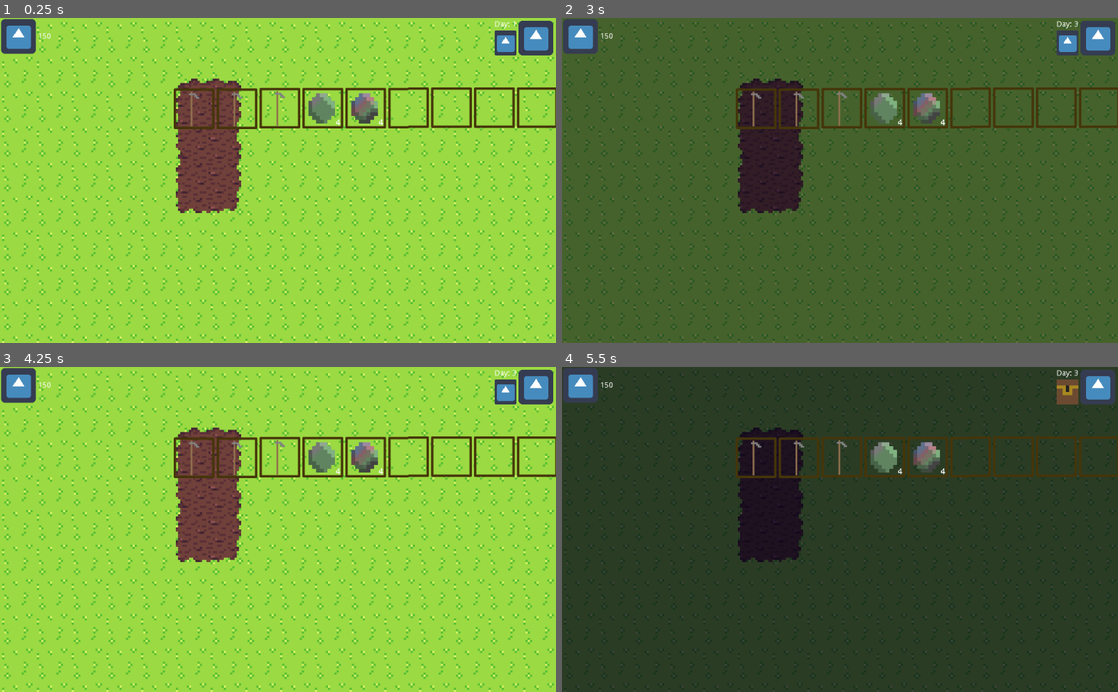
Above: before the commit, frames 1-4 (two rows, left to right).
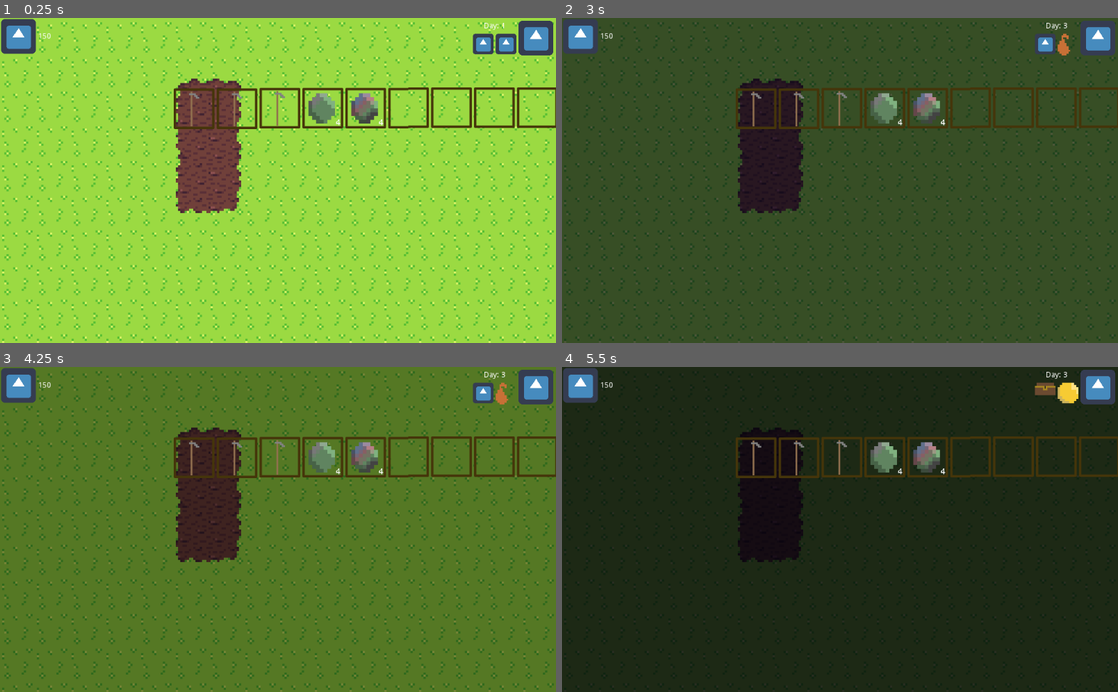
Above: after the commit, the same moments.

Repository: mrtheduts/GoGodotJam3
Game: Godot game, scene res://src/Main/Main.tscn
Same seed, same stepped clock (60 frames per second), same inputs: the game is played once before the commit and once after it. The engine's default icon, where the game draws it, is replaced by a stand-in: a white triangle on a blue panel in a dark square.
Inputs (mouse positions are in pixels of both pictures, inside the frame that each line leads up to):
- Up to frame 1 (0.25 s): no input
- Up to frame 2 (3 s): click (1095, 37) at 0.5 s; click (1095, 37) at 1.25 s; click (1095, 37) at 2 s; tap Enter at 2.75 s; move the mouse to (962, 164) at 2.77 s; press the mouse at (962, 164) at 2.78 s
- Up to frame 3 (4.25 s): release the mouse at (400, 513) at 3.5 s; drag from (166, 545) to (250, 594) at 3.52 s
- Up to frame 4 (5.5 s): tap Space at 4.25 s; move the mouse to (895, 458) at 4.27 s; hold Shift (shift) 4.28-5 s; click (895, 458) at 4.42 s; drag from (812, 594) to (673, 480) at 5.02 s

The runs differ from the first frame. In frame 1, 0.5% of the frame differs, in the area x 85-93%, y 0-12%; in frame 2, 0.6%; in frame 3, 96%, in the area x 0-100%, y 0-100%; in frame 4, 0.5%.

Commit message:
Integrate weather system with time cycle color modulation
Adds the weather system to the UI and the color modulation system
implemented for the day/night cycle. The weather color is mixed
with the time color for the modulation. A weather icon was added
to the World UI.

Finishes the World Manager task.

Diff:
--- a/src/Singletons/Constants.gd
+++ b/src/Singletons/Constants.gd
@@ -6,7 +6,9 @@
 const STARTING_MONEY: int = 10
 const STARTING_STORAGE_SPACE: int = 5
 
-# WORLD
+# WORLD COLORS
+
+# TIME
 const DAY_COLOR = Color.white
 const NIGHT_COLOR = Color.midnightblue
 const DAY_COLOR_FACTOR = 0.0
@@ -15,6 +17,15 @@
 const TIME_TRANSITION_DURATION = 0.8
 const TIME_TRANSITION_CURVE = Tween.TRANS_LINEAR
 const TIME_TRANSITION_EASE = Tween.EASE_IN_OUT
+
+# WEATHER
+const CLOUDY_COLOR = Color.black
+const RAINY_COLOR = Color.black
+const METEOR_COLOR = Color.red
+
+const CLOUDY_COLOR_FACTOR = 0.1
+const RAINY_COLOR_FACTOR = 0.1
+const METEOR_COLOR_FACTOR = 0.0
 
 # PLANT
 const MUTATION_ODDS = 100
--- a/src/Singletons/WorldManager/WorldManager.gd
+++ b/src/Singletons/WorldManager/WorldManager.gd
@@ -11,7 +11,7 @@
 # Weather variables
 # TODO: better way of initializing probs?
 export(Weather) var _weather: int
-export(PoolRealArray) var _weather_probs = [0.7, 0.2, 0.1, 0.00001]
+export(PoolRealArray) var _weather_probs = [0.7, 0.2, 0.1, 0.0001]
 var _weather_objects: Array
 var _total_weather_weight: float
 
@@ -43,7 +43,6 @@
 	_weather = clamp(_weather, 0, Weather.size())
 
 	emit_signal("time_changed")
-
 	if _time == TimeOfDay.DAY:
 		next_day()
 	print(self)
@@ -56,11 +55,19 @@
 		+ "\n" + Weather.keys()[_weather].capitalize()
 
 func current_color() -> Color:
-	var colorArray = [
+	var timeColorArray = [
 		Constants.DAY_COLOR.lightened(Constants.DAY_COLOR_FACTOR),
 		Constants.NIGHT_COLOR.lightened(Constants.NIGHT_COLOR_FACTOR)
 	]
-	return colorArray[_time]
+	var timeColor = timeColorArray[_time]
+	var weatherColorArray = [
+		timeColor,
+		Constants.CLOUDY_COLOR.lightened(Constants.CLOUDY_COLOR_FACTOR),
+		Constants.RAINY_COLOR.lightened(Constants.RAINY_COLOR_FACTOR),
+		Constants.METEOR_COLOR.lightened(Constants.METEOR_COLOR_FACTOR)
+	]
+	var colorArray = [timeColor, weatherColorArray[_weather]]
+	return Utils.mix_colors(colorArray)
 
 func save_stats() -> Dictionary:
 	var save_dict = {
--- a/src/UI/DayTime/DayTime.gd
+++ /dev/null
@@ -1,32 +0,0 @@
-extends MarginContainer
-
-var ICON_DAY_TEXTURE = preload("res://icon.png")
-var ICON_NIGHT_TEXTURE = preload("res://raw_assets/images/shop/chest.png")
-
-func _ready():
-	Utils.conn_nodes(WorldManager, "new_day", self, "_on_WorldManager_new_day")
-	Utils.conn_nodes(WorldManager, "time_changed", self, "_on_WorldManager_time_changed")
-	set_time()
-	set_day()
-
-func _on_WorldManager_new_day():
-	set_day()
-
-func _on_WorldManager_time_changed():
-	set_time()
-
-func _on_PassTimeButton_pressed():
-	WorldManager.pass_time()
-
-func set_day():
-	var info = WorldManager.world_info()
-	$HBoxContainer/VBoxContainer/Day.text = "Day: " + String(info.day)
-
-func set_time():
-	var info = WorldManager.world_info()
-	if info.time == WorldManager.TimeOfDay.DAY:
-		$HBoxContainer/VBoxContainer/TimeIcon.texture = ICON_DAY_TEXTURE
-	elif info.time == WorldManager.TimeOfDay.NIGHT:
-		$HBoxContainer/VBoxContainer/TimeIcon.texture = ICON_NIGHT_TEXTURE
-	else:
-		print("Something went wrong!")
--- a/src/UI/DayTime/DayTime.tscn
+++ /dev/null
@@ -1,48 +0,0 @@
-[gd_scene load_steps=3 format=2]
-
-[ext_resource path="res://src/UI/DayTime/DayTime.gd" type="Script" id=1]
-[ext_resource path="res://icon.png" type="Texture" id=2]
-
-[node name="DayTime" type="MarginContainer"]
-anchor_left = 1.0
-anchor_right = 1.0
-margin_left = -133.0
-margin_bottom = 68.0
-grow_horizontal = 0
-size_flags_horizontal = 8
-custom_constants/margin_right = 5
-custom_constants/margin_top = 5
-script = ExtResource( 1 )
-
-[node name="HBoxContainer" type="HBoxContainer" parent="."]
-margin_top = 5.0
-margin_right = 128.0
-margin_bottom = 69.0
-alignment = 2
-
-[node name="VBoxContainer" type="VBoxContainer" parent="HBoxContainer"]
-margin_left = 60.0
-margin_right = 60.0
-margin_bottom = 64.0
-alignment = 2
-
-[node name="Day" type="Label" parent="HBoxContainer/VBoxContainer"]
-margin_bottom = 14.0
-align = 2
-valign = 1
-
-[node name="TimeIcon" type="TextureRect" parent="HBoxContainer/VBoxContainer"]
-margin_top = 18.0
-margin_bottom = 64.0
-size_flags_horizontal = 11
-size_flags_vertical = 11
-expand = true
-stretch_mode = 7
-
-[node name="PassTimeButton" type="TextureButton" parent="HBoxContainer"]
-margin_left = 64.0
-margin_right = 128.0
-margin_bottom = 64.0
-texture_normal = ExtResource( 2 )
-
-[connection signal="pressed" from="HBoxContainer/PassTimeButton" to="." method="_on_PassTimeButton_pressed"]
--- a/src/UI/UILayer.tscn
+++ b/src/UI/UILayer.tscn
@@ -2,7 +2,7 @@
 
 [ext_resource path="res://src/UI/UILayer.gd" type="Script" id=1]
 [ext_resource path="res://src/UI/Money/Money.tscn" type="PackedScene" id=2]
-[ext_resource path="res://src/UI/DayTime/DayTime.tscn" type="PackedScene" id=3]
+[ext_resource path="res://src/UI/WorldUI/WorldUI.tscn" type="PackedScene" id=3]
 
 [node name="UILayer" type="CanvasLayer"]
 script = ExtResource( 1 )
@@ -17,4 +17,4 @@
 margin_right = 88.0
 margin_bottom = 68.0
 
-[node name="DayTime" parent="." instance=ExtResource( 3 )]
+[node name="WorldUI" parent="." instance=ExtResource( 3 )]
--- /dev/null
+++ b/src/UI/WorldUI/WorldUI.gd
@@ -0,0 +1,57 @@
+extends MarginContainer
+
+var ICON_DAY_TEXTURE = preload("res://icon.png")
+var ICON_NIGHT_TEXTURE = preload("res://raw_assets/images/shop/chest.png")
+
+var ICON_CLEAR_TEXTURE = preload("res://icon.png")
+var ICON_CLOUDY_TEXTURE = preload("res://raw_assets/images/shop/bag.png")
+var ICON_RAINY_TEXTURE = preload("res://raw_assets/images/shop/coin.png")
+var ICON_METEOR_TEXTURE = preload("res://raw_assets/images/shop/shop.png")
+
+func _ready():
+	Utils.conn_nodes(WorldManager, "new_day", self, "_on_WorldManager_new_day")
+	Utils.conn_nodes(WorldManager, "time_changed", self, "_on_WorldManager_time_changed")
+	set_time()
+	set_day()
+	set_weather()
+
+func _on_WorldManager_new_day():
+	set_day()
+
+func _on_WorldManager_time_changed():
+	set_time()
+	set_weather()
+
+func _on_PassTimeButton_pressed():
+	WorldManager.pass_time()
+
+func set_day():
+	var info = WorldManager.world_info()
+	$HBoxContainer/VBoxContainer/Day.text = "Day: " + String(info.day)
+
+func set_time():
+	var info = WorldManager.world_info()
+	var textureArray = [
+		ICON_DAY_TEXTURE,
+		ICON_NIGHT_TEXTURE
+	]
+	if (info.time >= textureArray.size()):
+		print("Something very wrong happened!")
+		return
+
+	var texture = textureArray[info.time]
+	$HBoxContainer/VBoxContainer/HBoxContainer/TimeIcon.texture = texture
+
+func set_weather():
+	var info = WorldManager.world_info()
+	var textureArray = [
+		ICON_CLEAR_TEXTURE,
+		ICON_CLOUDY_TEXTURE,
+		ICON_RAINY_TEXTURE,
+		ICON_METEOR_TEXTURE
+	]
+	if (info.time >= textureArray.size()):
+		print("Something very wrong happened!")
+		return
+	var texture = textureArray[info.weather]
+	$HBoxContainer/VBoxContainer/HBoxContainer/WeatherIcon.texture = texture
--- /dev/null
+++ b/src/UI/WorldUI/WorldUI.tscn
@@ -0,0 +1,66 @@
+[gd_scene load_steps=3 format=2]
+
+[ext_resource path="res://icon.png" type="Texture" id=1]
+[ext_resource path="res://src/UI/WorldUI/WorldUI.gd" type="Script" id=2]
+
+[node name="WorldUI" type="MarginContainer"]
+anchor_left = 1.0
+anchor_right = 1.0
+margin_left = -133.0
+margin_bottom = 68.0
+grow_horizontal = 0
+size_flags_horizontal = 8
+custom_constants/margin_right = 5
+custom_constants/margin_top = 5
+script = ExtResource( 2 )
+
+[node name="HBoxContainer" type="HBoxContainer" parent="."]
+margin_top = 5.0
+margin_right = 148.0
+margin_bottom = 69.0
+alignment = 2
+
+[node name="VBoxContainer" type="VBoxContainer" parent="HBoxContainer"]
+margin_right = 80.0
+margin_bottom = 64.0
+alignment = 1
+
+[node name="Day" type="Label" parent="HBoxContainer/VBoxContainer"]
+margin_right = 80.0
+margin_bottom = 20.0
+rect_min_size = Vector2( 80, 20 )
+align = 1
+valign = 1
+autowrap = true
+
+[node name="HBoxContainer" type="HBoxContainer" parent="HBoxContainer/VBoxContainer"]
+margin_top = 24.0
+margin_right = 80.0
+margin_bottom = 64.0
+size_flags_horizontal = 11
+size_flags_vertical = 11
+
+[node name="TimeIcon" type="TextureRect" parent="HBoxContainer/VBoxContainer/HBoxContainer"]
+margin_right = 38.0
+margin_bottom = 40.0
+size_flags_horizontal = 11
+size_flags_vertical = 11
+expand = true
+stretch_mode = 5
+
+[node name="WeatherIcon" type="TextureRect" parent="HBoxContainer/VBoxContainer/HBoxContainer"]
+margin_left = 42.0
+margin_right = 80.0
+margin_bottom = 40.0
+size_flags_horizontal = 11
+size_flags_vertical = 11
+expand = true
+stretch_mode = 5
+
+[node name="PassTimeButton" type="TextureButton" parent="HBoxContainer"]
+margin_left = 84.0
+margin_right = 148.0
+margin_bottom = 64.0
+texture_normal = ExtResource( 1 )
+
+[connection signal="pressed" from="HBoxContainer/PassTimeButton" to="." method="_on_PassTimeButton_pressed"]
